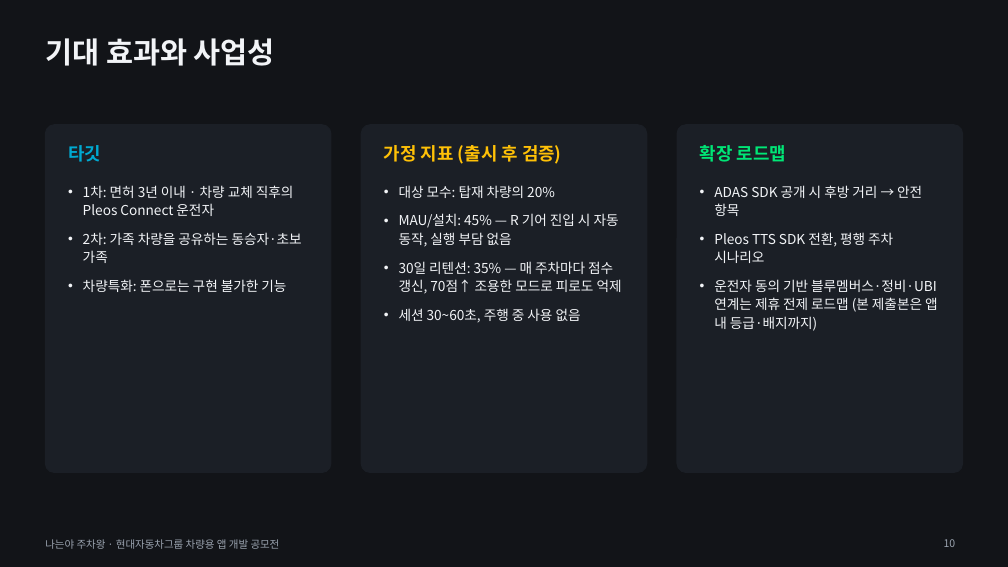
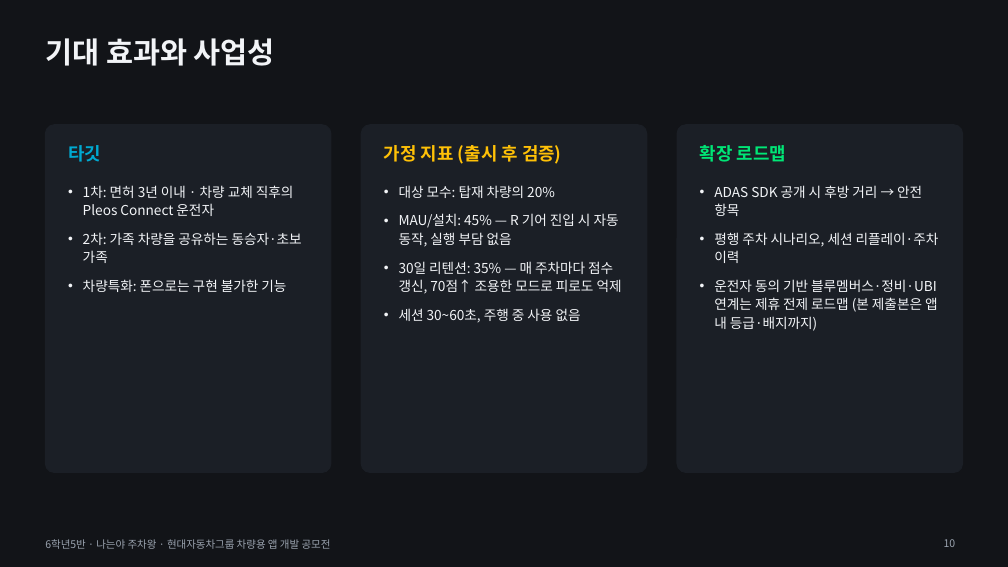
Before and after one commit to skyworker104/pleos-steerin, a slide deck: slide 10 of 나는야_주차왕_발표자료_v2.pptx. Drawn at 1008x567 pixels with LibreOffice and Linux fonts; fonts in the diff are those of the drawing. Boxes give left, top, right and bottom in pixels: in the first picture for what was removed or moved away, otherwise in the second. Text is boxed around its words. In the diff, an @@ line names an element or a change of style, - is before the commit and + after.

```diff
--- a/나는야_주차왕_발표자료_v2.pptx
+++ b/나는야_주차왕_발표자료_v2.pptx
@@ text at bbox=[714, 232, 939, 263]: text changed @@
-• Pleos TTS SDK 전환, 평행 주차 시나리오
+• 평행 주차 시나리오, 세션 리플레이·주차 이력
@@ text at bbox=[45, 539, 331, 549]: text changed @@
-나는야 주차왕 · 현대자동차그룹 차량용 앱 개발 공모전
+6학년5반 · 나는야 주차왕 · 현대자동차그룹 차량용 앱 개발 공모전
```
Also in this commit, not shown: 10 other slides changed, 15 other files.
